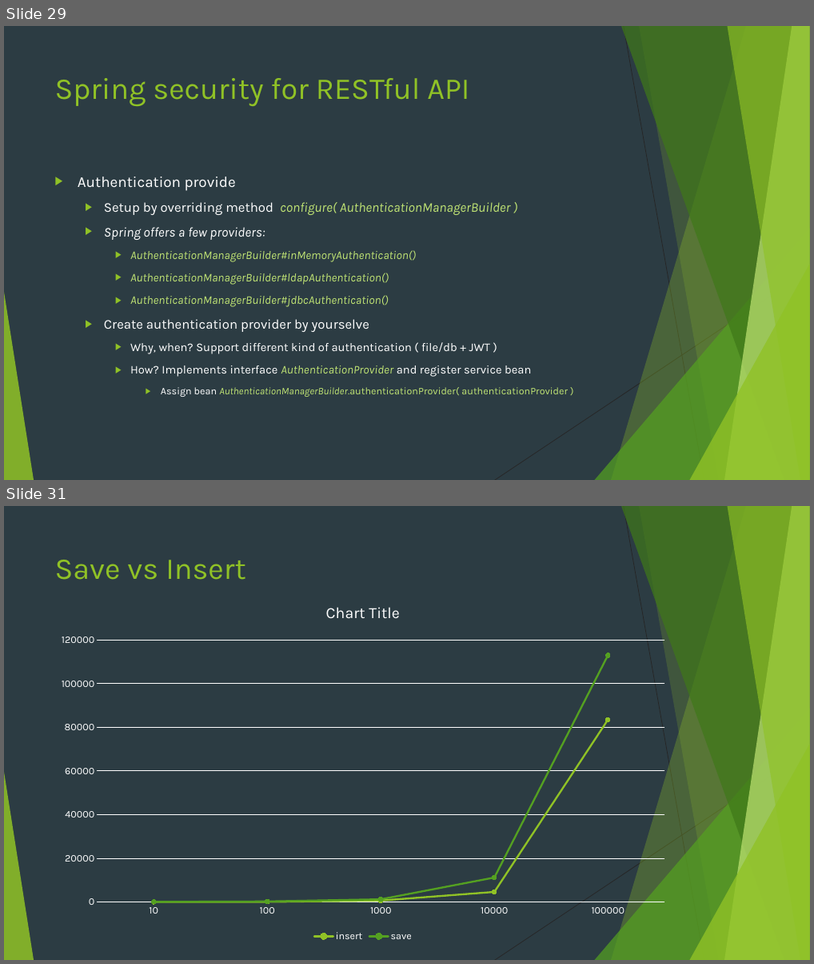
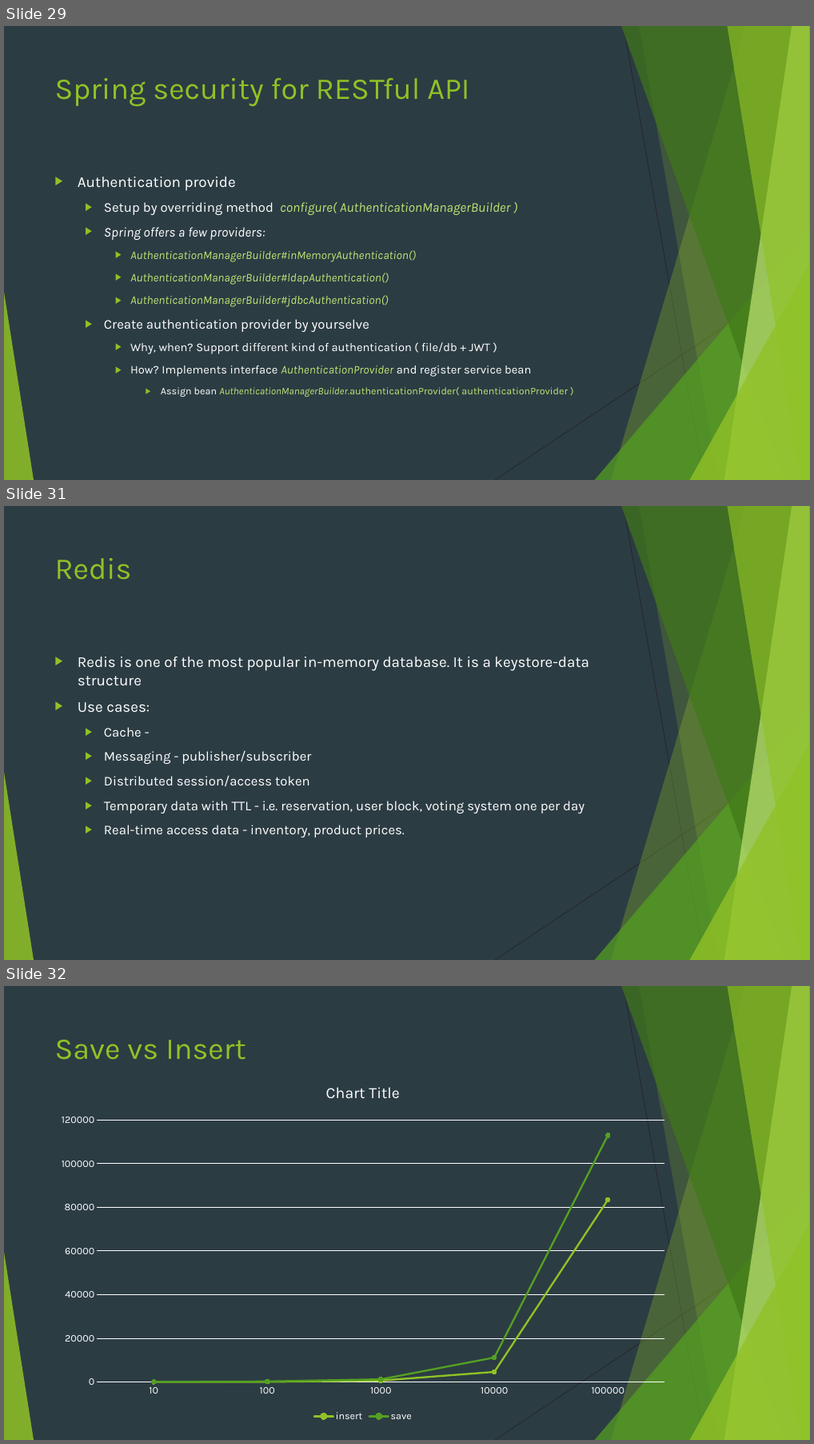
Before and after one commit to markojevtic/spring-boot-workshop, a slide deck: documentation/SpringBoot.pptx. Shown one above the other, each under a label of ours: slides 29 and 31 before the commit, slides 29, 31 and 32 after it; the slides between them are not shown. The pictures are 814x964 and 814x1444 pixels, drawn with LibreOffice and Linux fonts; fonts in the diff are those of the drawing. Boxes give left, top, right and bottom in pixels: in the first picture for what was removed or moved away, otherwise in the second. Text is boxed around its words. In the diff, an @@ line names an element or a change of style, - is before the commit and + after.

Commit message:
redist value and sorted list examples

```diff
--- a/documentation/SpringBoot.pptx
+++ b/documentation/SpringBoot.pptx
@@ slide 31 added at [4, 506, 810, 960], background #2C3C43; not listed: 10 template elements that a slide beside it also shows @@
@@ title added at [55, 558, 132, 580], 36 pt, text #90C226 @@
+Redis
@@ text added at [78, 656, 590, 837], 16 pt, text #FFFFFF @@
+▶ Redis is one of the most popular in-memory database. It is a keystore-data structure
+▶ Use cases:
+  ▶ Cache -
+  ▶ Messaging - publisher/subscriber
+  ▶ Distributed session/access token
+  ▶ Temporary data with TTL - i.e. reservation, user block, voting system one per day
+  ▶ Real-time access data - inventory, product prices.
@@ what was slide 31 is now slide 32 @@
```
Also in this commit, not shown: 1 slide changed, 2 other files.
